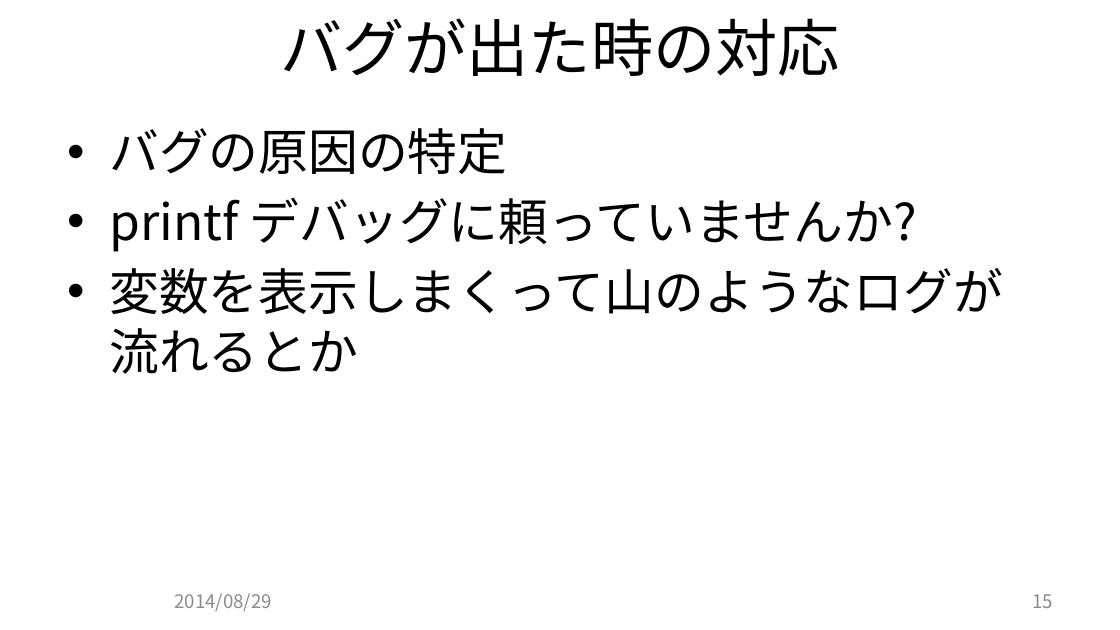
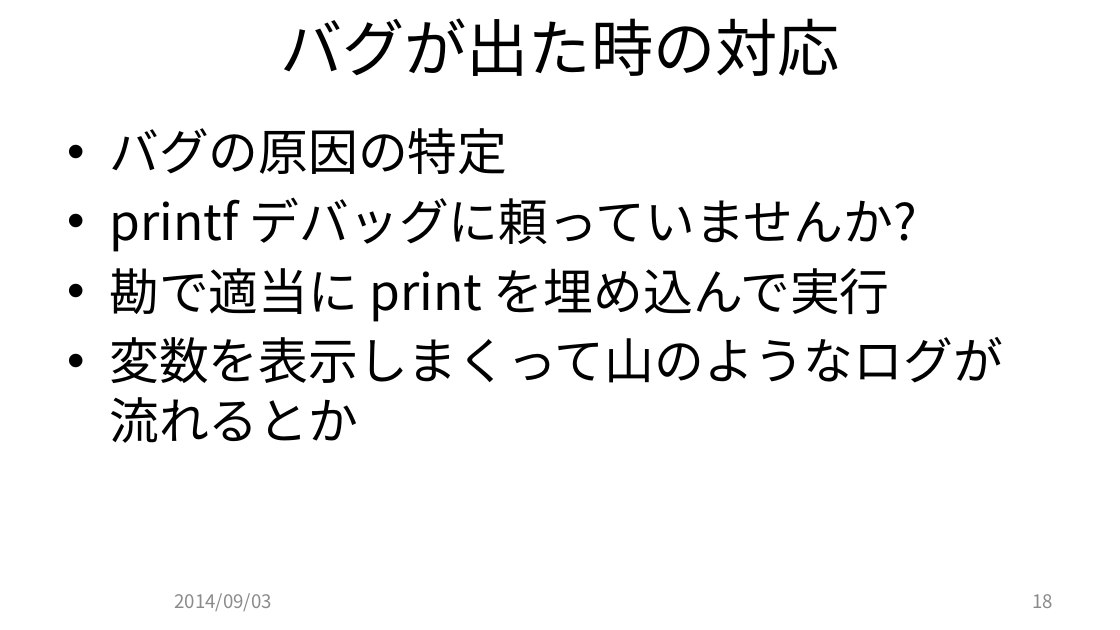
Before and after one commit to JCGS/CEDEC2014, a slide deck: slide 18 of chiyama/2014cedec_chiyama.pptx (slide 15 before the commit). Drawn at 1120x630 pixels with LibreOffice and Linux fonts; fonts in the diff are those of the drawing; background and template pictures are left out. Boxes give left, top, right and bottom in pixels: in the first picture for what was removed or moved away, otherwise in the second. Text is boxed around its words. In the diff, an @@ line names an element or a change of style, - is before the commit and + after.

```diff
--- a/chiyama/2014cedec_chiyama.pptx
+++ b/chiyama/2014cedec_chiyama.pptx
@@ text at bbox=[109, 268, 890, 322]: paragraph added @@
+• 勘で適当に print を埋め込んで実行
@@ text at bbox=[174, 593, 271, 611]: text changed @@
-2014/08/29
+2014/09/03
@@ page number at bbox=[1032, 594, 1053, 608]: text changed @@
-15
+18
```
Also in this commit, not shown: 28 other slides changed, 3 slides added, 1 other file.
